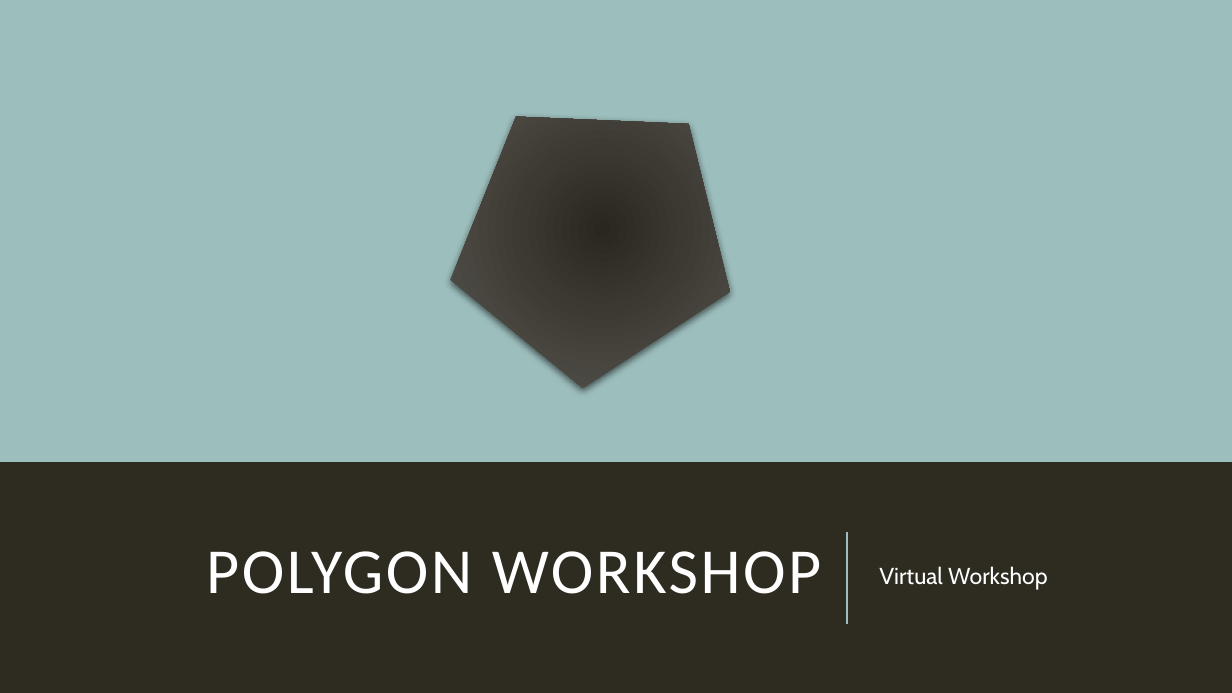
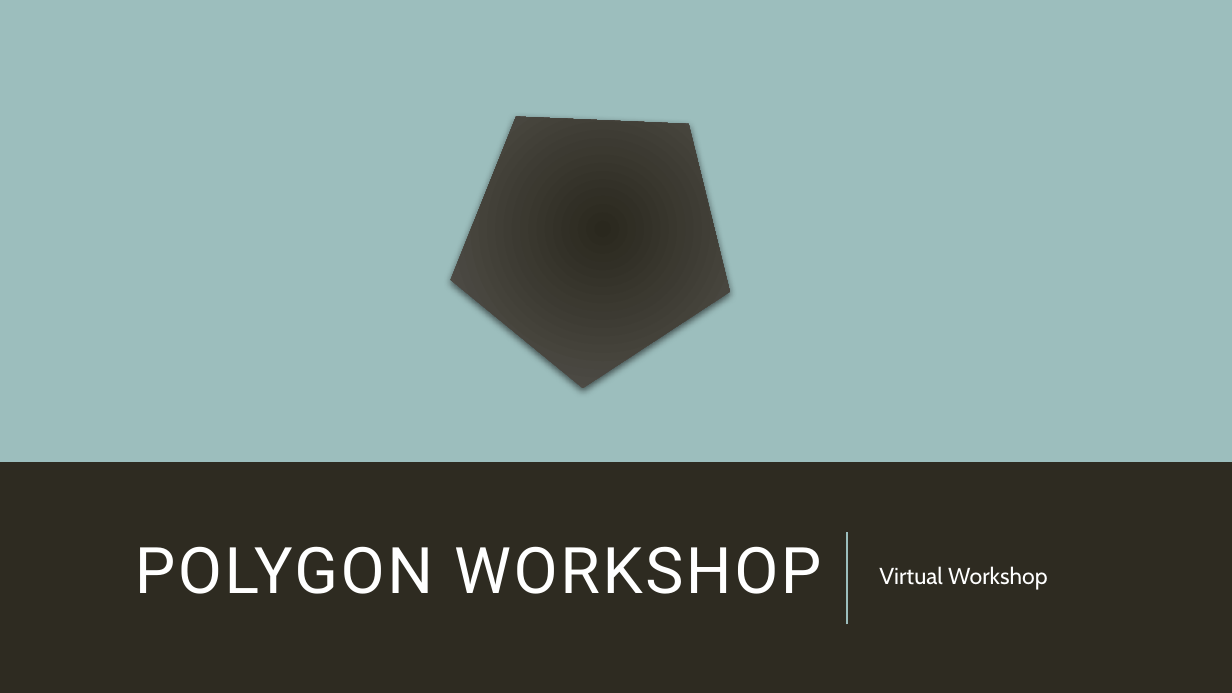
Before and after one commit to JeanlucE/PolygonWorkshop, a slide deck: slide 1 of Polygon Workshop End.pptx. Drawn at 1232x693 pixels with LibreOffice and Linux fonts; fonts in the diff are those of the drawing. Boxes give left, top, right and bottom in pixels: in the first picture for what was removed or moved away, otherwise in the second. Text is boxed around its words. In the diff, an @@ line names an element or a change of style, - is before the commit and + after.

```diff
--- a/Polygon Workshop End.pptx
+++ b/Polygon Workshop End.pptx
@@ title "POLYGON WORKSHOP" at [135, 546, 821, 594]: font Calibri to Roboto @@
```
Also in this commit, not shown: 4 other slides changed.
